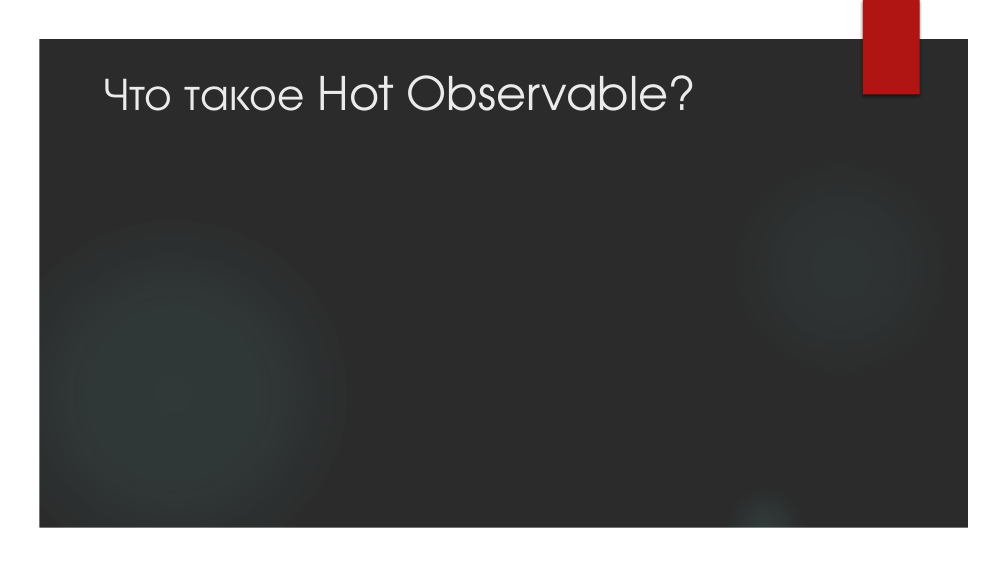
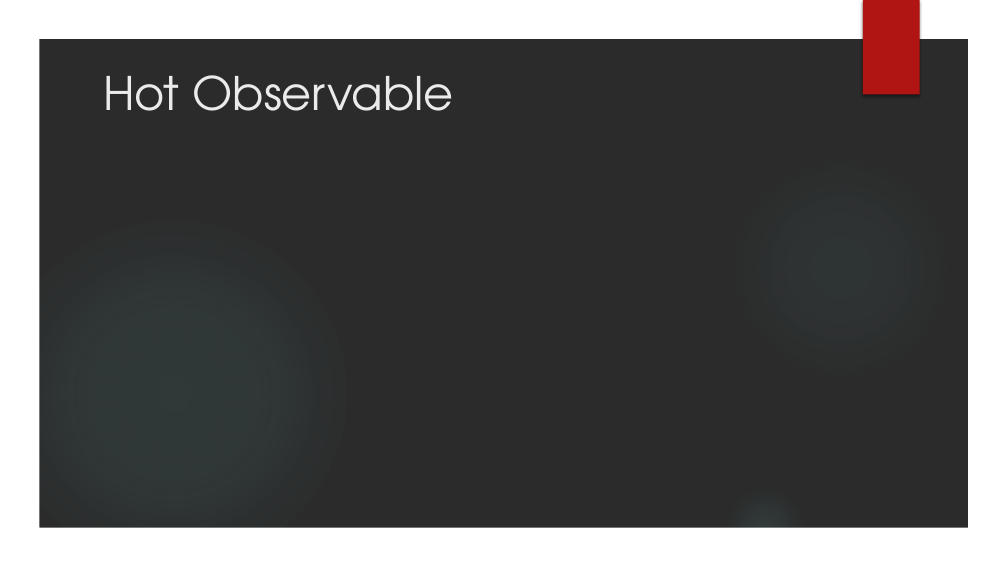
Before and after one commit to VladimirMakarevich/presentations, a slide deck: slide 44 of reactiveX/reactiveX.pptx (slide 20 before the commit). Drawn at 1008x567 pixels with LibreOffice and Linux fonts; fonts in the diff are those of the drawing; background and template pictures are left out; a plain dark background stands for a picture behind light text. Boxes give left, top, right and bottom in pixels: in the first picture for what was removed or moved away, otherwise in the second. Text is boxed around its words. In the diff, an @@ line names an element or a change of style, - is before the commit and + after.

```diff
--- a/reactiveX/reactiveX.pptx
+++ b/reactiveX/reactiveX.pptx
@@ title at [103,75,454,111]: text changed @@
-Что такое Hot Observable?
+Hot Observable
```
Also in this commit, not shown: 10 other slides changed, 38 slides added, 7 slides removed.
